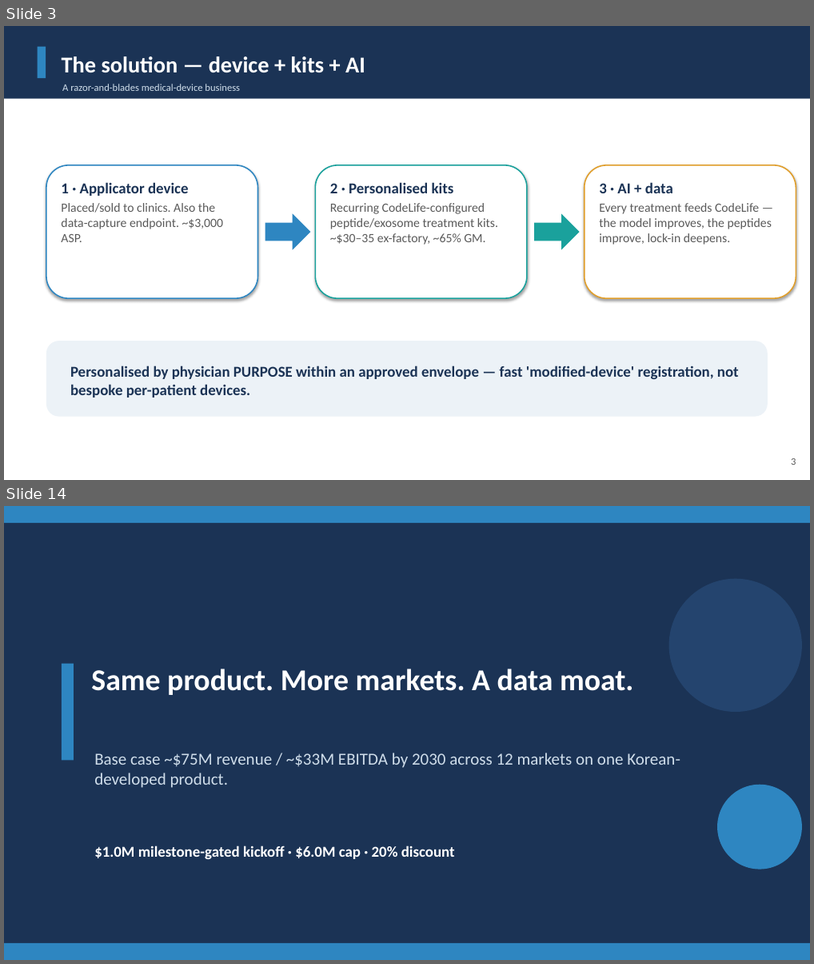
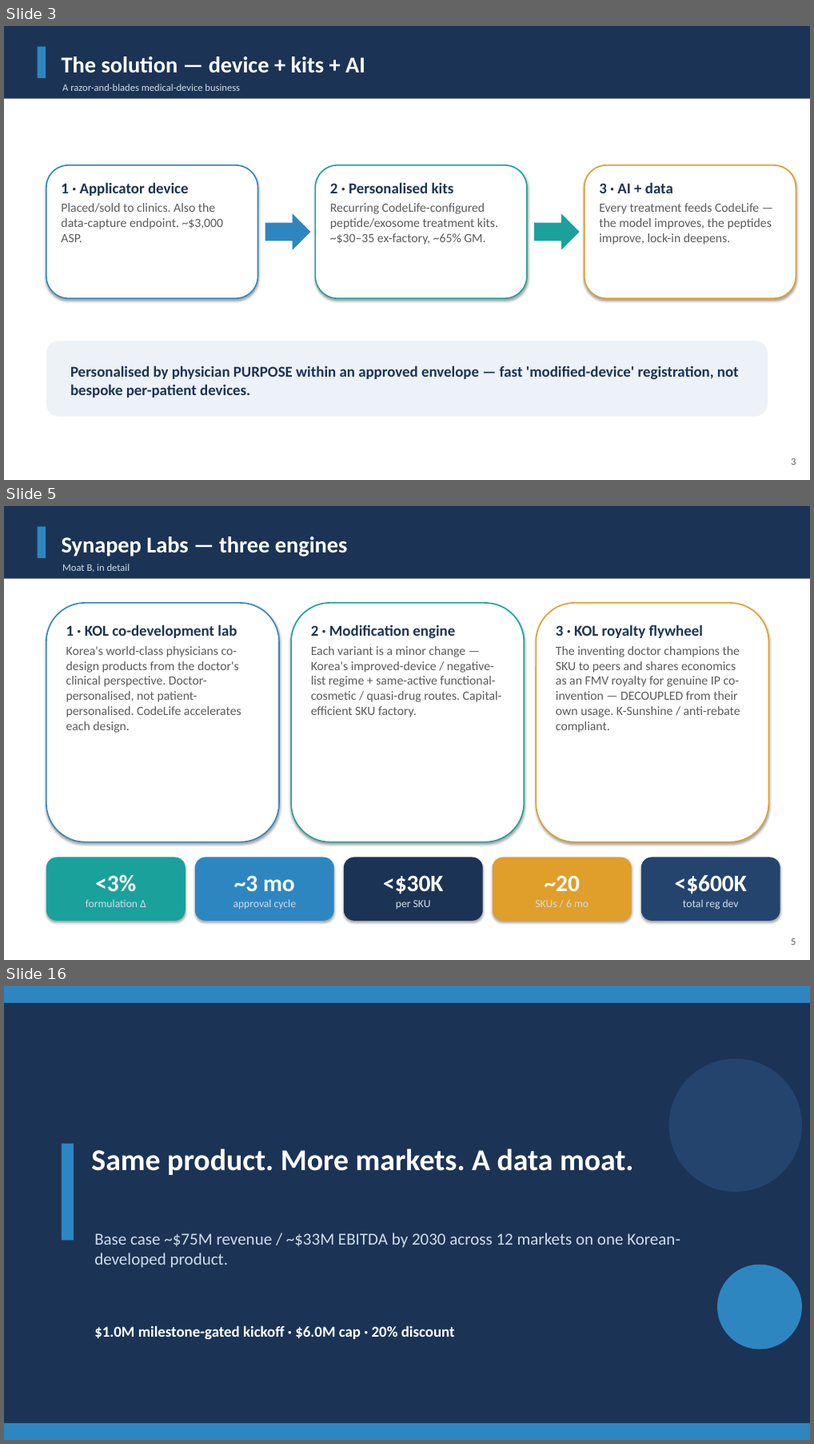
Before and after one commit to leicatam/gamification, a slide deck: synexo/Synapep_Investor_Deck.pptx. Shown one above the other, each under a label of ours: slides 3 and 14 before the commit, slides 3, 5 and 16 after it; the slides between them are not shown. The pictures are 814x964 and 814x1444 pixels, drawn with LibreOffice and Linux fonts; fonts in the diff are those of the drawing. Boxes give left, top, right and bottom in pixels: in the first picture for what was removed or moved away, otherwise in the second. Text is boxed around its words. In the diff, an @@ line names an element or a change of style, - is before the commit and + after.

```diff
--- a/synexo/Synapep_Investor_Deck.pptx
+++ b/synexo/Synapep_Investor_Deck.pptx
@@ slide 5 added at (x1=4, y1=506, x2=810, y2=960), background #FFFFFF @@
@@ rectangle added at (x1=4, y1=506, x2=810, y2=579), fill #1B3355 @@
@@ rectangle added at (x1=38, y1=527, x2=46, y2=558), fill #2E86C1 @@
@@ text added at (x1=62, y1=536, x2=348, y2=556), 27 pt, text #FFFFFF, bold @@
+Synapep Labs — three engines
@@ text added at (x1=62, y1=564, x2=130, y2=572), 12 pt, text #CFDDEA @@
+Moat B, in detail
@@ rounded rectangle added at (x1=46, y1=603, x2=279, y2=842), fill #FFFFFF, outline #2E86C1 1.5 pt, 15 pt, text #5A5A5A @@
+1 · KOL co-development lab
+Korea's world-class physicians co-design products from the doctor's clinical perspective. Doctor-personalised, not patient-personalised. CodeLife accelerates each design.
@@ rounded rectangle added at (x1=291, y1=603, x2=524, y2=842), fill #FFFFFF, outline #1AA19C 1.5 pt, 15 pt, text #5A5A5A @@
+2 · Modification engine
+Each variant is a minor change — Korea's improved-device / negative-list regime + same-active functional-cosmetic / quasi-drug routes. Capital-efficient SKU factory.
@@ rounded rectangle added at (x1=536, y1=603, x2=770, y2=842), fill #FFFFFF, outline #E09E2B 1.5 pt, 15 pt, text #5A5A5A @@
+3 · KOL royalty flywheel
+The inventing doctor champions the SKU to peers and shares economics as an FMV royalty for genuine IP co-invention — DECOUPLED from their own usage. K-Sunshine / anti-rebate compliant.
@@ rounded rectangle added at (x1=46, y1=857, x2=186, y2=920), fill #1AA19C, 13 pt, text #CFDDEA @@
+<3%
+formulation Δ
@@ rounded rectangle added at (x1=195, y1=857, x2=334, y2=920), fill #2E86C1, 13 pt, text #CFDDEA @@
+~3 mo
+approval cycle
@@ rounded rectangle added at (x1=344, y1=857, x2=483, y2=920), fill #1B3355, 13 pt, text #CFDDEA @@
+<$30K
+per SKU
@@ rounded rectangle added at (x1=493, y1=857, x2=632, y2=920), fill #E09E2B, 13 pt, text #CFDDEA @@
+~20
+SKUs / 6 mo
@@ rounded rectangle added at (x1=642, y1=857, x2=781, y2=920), fill #24446E, 13 pt, text #CFDDEA @@
+<$600K
+total reg dev
@@ text added at (x1=791, y1=938, x2=796, y2=944), 12 pt, text #5A5A5A @@
+5
@@ what was slide 14 is now slide 16 @@
```
Also in this commit, not shown: 10 slides changed, 1 other slide added, 21 other files.
